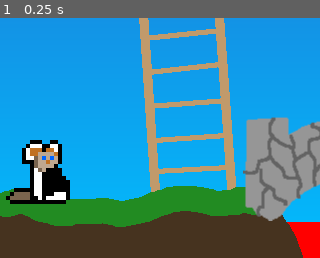
Above: before the commit, frame 1.
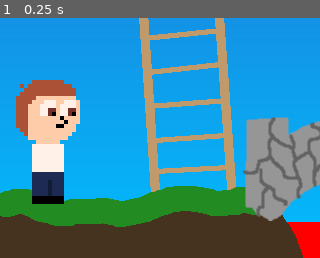
Above: after the commit, the same moment.

Repository: swashdev/minigame-madness
Game: Godot game, scene res://mini/platformer/scenes/platformer_minigame.tscn
The game is run twice, just before and just after one commit, with the same random seed, the same clock (stepped at 60 frames per second) and the same inputs. This scene is started directly instead of the project's main scene.
Inputs:
- Up to frame 1 (0.25 s): no input
The pictures show only the part of the screen within x 0-50%, y 47-97%; the shares and areas given below are measured in that part.

The runs differ from the first frame. In frame 1, 7.6% of the frame differs, in the area x 1-25%, y 25-78%.

Commit message:
[LOSE] Change the main character.
The player character in the "Get to the Exit!" minigame is no longer
Fluffy, but is a new character entirely.

Diff:
--- a/mini/platformer/scenes/characters/fluffy_platformer.tscn
+++ /dev/null
@@ -1,60 +0,0 @@
-[gd_scene load_steps=21 format=2]
-
-[ext_resource path="res://shared/images/characters/fluffy/fluffy.png" type="Texture" id=1]
-[ext_resource path="res://shared/images/characters/fluffy/animations/fall_left_06.png" type="Texture" id=2]
-[ext_resource path="res://shared/images/characters/fluffy/animations/fall_left_05.png" type="Texture" id=3]
-[ext_resource path="res://shared/images/characters/fluffy/animations/fall_left_08.png" type="Texture" id=4]
-[ext_resource path="res://shared/images/characters/fluffy/animations/fall_left_07.png" type="Texture" id=5]
-[ext_resource path="res://shared/images/characters/fluffy/animations/fall_left_09.png" type="Texture" id=6]
-[ext_resource path="res://shared/images/characters/fluffy/animations/fall_left_10.png" type="Texture" id=7]
-[ext_resource path="res://shared/images/characters/fluffy/animations/fall_left_13.png" type="Texture" id=8]
-[ext_resource path="res://shared/images/characters/fluffy/animations/fall_left_11.png" type="Texture" id=9]
-[ext_resource path="res://shared/images/characters/fluffy/animations/fall_left_03.png" type="Texture" id=10]
-[ext_resource path="res://shared/images/characters/fluffy/animations/fall_left_00.png" type="Texture" id=11]
-[ext_resource path="res://shared/images/characters/fluffy/animations/fall_left_04.png" type="Texture" id=12]
-[ext_resource path="res://shared/images/characters/fluffy/animations/fall_left_01.png" type="Texture" id=13]
-[ext_resource path="res://shared/images/characters/fluffy/animations/fall_left_02.png" type="Texture" id=14]
-[ext_resource path="res://shared/images/characters/fluffy/animations/run_01.png" type="Texture" id=15]
-[ext_resource path="res://shared/images/characters/fluffy/animations/run_02.png" type="Texture" id=16]
-[ext_resource path="res://mini/platformer/scripts/characters/fluffy_platformer.gd" type="Script" id=17]
-[ext_resource path="res://shared/images/characters/fluffy/animations/death_01.png" type="Texture" id=18]
-
-[sub_resource type="SpriteFrames" id=1]
-animations = [ {
-"frames": [ ExtResource( 1 ) ],
-"loop": false,
-"name": "default",
-"speed": 0.0
-}, {
-"frames": [ ExtResource( 18 ) ],
-"loop": false,
-"name": "die",
-"speed": 5.0
-}, {
-"frames": [ ExtResource( 11 ), ExtResource( 13 ), ExtResource( 14 ), ExtResource( 10 ), ExtResource( 12 ), ExtResource( 3 ), ExtResource( 2 ), ExtResource( 5 ), ExtResource( 4 ), ExtResource( 6 ), ExtResource( 7 ), ExtResource( 9 ), ExtResource( 8 ) ],
-"loop": false,
-"name": "fall_over",
-"speed": 20.0
-}, {
-"frames": [ ExtResource( 15 ), ExtResource( 16 ) ],
-"loop": false,
-"name": "run",
-"speed": 5.0
-} ]
-
-[sub_resource type="RectangleShape2D" id=2]
-extents = Vector2( 21.994, 31.9682 )
-
-[node name="FluffyPlatformer" type="KinematicBody2D"]
-collision_mask = 2
-script = ExtResource( 17 )
-
-[node name="Sprite" type="AnimatedSprite" parent="."]
-scale = Vector2( 4, 4 )
-frames = SubResource( 1 )
-centered = false
-offset = Vector2( -10.5, -8 )
-flip_h = true
-
-[node name="Hitbox" type="CollisionShape2D" parent="."]
-shape = SubResource( 2 )
--- /dev/null
+++ b/mini/platformer/scenes/characters/platformer_guy.tscn
@@ -0,0 +1,118 @@
+[gd_scene load_steps=22 format=2]
+
+[ext_resource path="res://mini/platformer/images/characters/gamer_guy.png" type="Texture" id=1]
+[ext_resource path="res://mini/platformer/images/characters/gamer_guy_climbing.png" type="Texture" id=2]
+[ext_resource path="res://mini/platformer/scripts/characters/fluffy_platformer.gd" type="Script" id=17]
+
+[sub_resource type="AtlasTexture" id=18]
+atlas = ExtResource( 2 )
+region = Rect2( 0, 0, 48, 32 )
+
+[sub_resource type="AtlasTexture" id=19]
+atlas = ExtResource( 2 )
+region = Rect2( 48, 0, 48, 32 )
+
+[sub_resource type="AtlasTexture" id=3]
+atlas = ExtResource( 1 )
+region = Rect2( 0, 0, 48, 32 )
+
+[sub_resource type="AtlasTexture" id=4]
+atlas = ExtResource( 1 )
+region = Rect2( 0, 32, 48, 32 )
+
+[sub_resource type="AtlasTexture" id=5]
+atlas = ExtResource( 1 )
+region = Rect2( 48, 32, 48, 32 )
+
+[sub_resource type="AtlasTexture" id=6]
+atlas = ExtResource( 1 )
+region = Rect2( 96, 32, 48, 32 )
+
+[sub_resource type="AtlasTexture" id=7]
+atlas = ExtResource( 1 )
+region = Rect2( 144, 32, 48, 32 )
+
+[sub_resource type="AtlasTexture" id=8]
+atlas = ExtResource( 1 )
+region = Rect2( 192, 32, 48, 32 )
+
+[sub_resource type="AtlasTexture" id=9]
+atlas = ExtResource( 1 )
+region = Rect2( 240, 32, 48, 32 )
+
+[sub_resource type="AtlasTexture" id=10]
+atlas = ExtResource( 1 )
+region = Rect2( 192, 0, 48, 32 )
+
+[sub_resource type="AtlasTexture" id=11]
+atlas = ExtResource( 1 )
+region = Rect2( 240, 0, 48, 32 )
+
+[sub_resource type="AtlasTexture" id=17]
+atlas = ExtResource( 1 )
+region = Rect2( 144, 0, 48, 32 )
+
+[sub_resource type="AtlasTexture" id=12]
+atlas = ExtResource( 1 )
+region = Rect2( 48, 0, 48, 32 )
+
+[sub_resource type="AtlasTexture" id=13]
+atlas = ExtResource( 1 )
+region = Rect2( 96, 0, 48, 32 )
+
+[sub_resource type="AtlasTexture" id=14]
+atlas = ExtResource( 1 )
+region = Rect2( 144, 0, 48, 32 )
+
+[sub_resource type="AtlasTexture" id=15]
+atlas = ExtResource( 1 )
+region = Rect2( 96, 0, 48, 32 )
+
+[sub_resource type="SpriteFrames" id=16]
+animations = [ {
+"frames": [ SubResource( 18 ), SubResource( 19 ) ],
+"loop": true,
+"name": "climbing",
+"speed": 8.0
+}, {
+"frames": [ SubResource( 3 ) ],
+"loop": false,
+"name": "default",
+"speed": 5.0
+}, {
+"frames": [ SubResource( 4 ), SubResource( 5 ), SubResource( 6 ), SubResource( 7 ), SubResource( 8 ), SubResource( 9 ) ],
+"loop": false,
+"name": "die",
+"speed": 6.0
+}, {
+"frames": [ SubResource( 10 ), SubResource( 11 ) ],
+"loop": true,
+"name": "fall_over",
+"speed": 2.0
+}, {
+"frames": [ SubResource( 17 ) ],
+"loop": false,
+"name": "jump",
+"speed": 5.0
+}, {
+"frames": [ SubResource( 12 ), SubResource( 13 ), SubResource( 14 ), SubResource( 15 ) ],
+"loop": true,
+"name": "run",
+"speed": 8.0
+} ]
+
+[sub_resource type="RectangleShape2D" id=2]
+extents = Vector2( 21.994, 31.9682 )
+
+[node name="PlatformerGuy" type="KinematicBody2D"]
+collision_mask = 2
+script = ExtResource( 17 )
+
+[node name="Sprite" type="AnimatedSprite" parent="."]
+position = Vector2( -96, -96 )
+scale = Vector2( 4, 4 )
+frames = SubResource( 16 )
+centered = false
+
+[node name="Hitbox" type="CollisionShape2D" parent="."]
+shape = SubResource( 2 )
--- a/mini/platformer/scenes/platformer_minigame.tscn
+++ b/mini/platformer/scenes/platformer_minigame.tscn
@@ -1,7 +1,7 @@
 [gd_scene load_steps=17 format=2]
 
 [ext_resource path="res://shared/scenes/scenery/sky.tscn" type="PackedScene" id=1]
-[ext_resource path="res://mini/platformer/scenes/characters/fluffy_platformer.tscn" type="PackedScene" id=2]
+[ext_resource path="res://mini/platformer/scenes/characters/platformer_guy.tscn" type="PackedScene" id=2]
 [ext_resource path="res://mini/platformer/scripts/obstacles/evil_exit_sign.gd" type="Script" id=3]
 [ext_resource path="res://mini/platformer/scripts/obstacles/lava.gd" type="Script" id=4]
 [ext_resource path="res://mini/platformer/scripts/platformer_minigame.gd" type="Script" id=5]
@@ -45,7 +45,7 @@
 "_edit_use_anchors_": false
 }
 
-[node name="FluffyPlatformer" parent="." instance=ExtResource( 2 )]
+[node name="PlatformerGuy" parent="." instance=ExtResource( 2 )]
 position = Vector2( 47.9442, 372.968 )
 
 [node name="Floor1" type="StaticBody2D" parent="."]
@@ -159,14 +159,14 @@
 [node name="Position2D" type="Position2D" parent="."]
 position = Vector2( 502.856, 199.292 )
 
-[connection signal="died" from="FluffyPlatformer" to="." method="_on_FluffyPlatformer_died"]
-[connection signal="entered_cave" from="FluffyPlatformer" to="Spike/Timer" method="start"]
-[connection signal="entered_cave" from="FluffyPlatformer" to="Spike/ShakeTimer" method="start"]
-[connection signal="won" from="FluffyPlatformer" to="." method="_on_FluffyPlatformer_won"]
+[connection signal="died" from="PlatformerGuy" to="." method="_on_FluffyPlatformer_died"]
+[connection signal="entered_cave" from="PlatformerGuy" to="Spike/Timer" method="start"]
+[connection signal="entered_cave" from="PlatformerGuy" to="Spike/ShakeTimer" method="start"]
+[connection signal="won" from="PlatformerGuy" to="." method="_on_FluffyPlatformer_won"]
 [connection signal="body_entered" from="EvilExitSign" to="EvilExitSign" method="_on_EvilExitSign_body_entered"]
 [connection signal="body_entered" from="Lava" to="Lava" method="_on_Lava_body_entered"]
-[connection signal="body_entered" from="Ladder" to="FluffyPlatformer" method="_on_Ladder_body_entered"]
-[connection signal="body_exited" from="Ladder" to="FluffyPlatformer" method="_on_Ladder_body_exited"]
+[connection signal="body_entered" from="Ladder" to="PlatformerGuy" method="_on_Ladder_body_entered"]
+[connection signal="body_exited" from="Ladder" to="PlatformerGuy" method="_on_Ladder_body_exited"]
 [connection signal="body_entered" from="Spike" to="Spike" method="_on_Spike_body_entered"]
 [connection signal="timeout" from="Spike/Timer" to="Spike" method="_on_Timer_timeout"]
 [connection signal="timeout" from="Spike/Timer" to="Spike/ShakeTimer" method="stop"]
--- a/mini/platformer/scripts/characters/fluffy_platformer.gd
+++ b/mini/platformer/scripts/characters/fluffy_platformer.gd
@@ -75,9 +75,9 @@
 
 		# Adjust sprite orientation based on inputs.
 		if Input.is_action_just_pressed( "move_right" ):
-			flip( false )
+			$Sprite.flip_h = false
 		if Input.is_action_just_pressed( "move_left" ):
-			flip( true )
+			$Sprite.flip_h = true
 
 	# Move Fluffy.
 # warning-ignore:return_value_discarded
@@ -90,41 +90,20 @@
 	else:
 		_velocity.y += GRAVITY * delta
 
-	# If dead, Fluffy's sprite will rotate in an assuredly amusing manner.
-	if _dead:
-		$Sprite.rotation_degrees += 90.0 * delta
-	else:
-		position.x = clamp( position.x, 0.0, 640.0 )
-		position.y = clamp( position.y, 0.0, 480.0 )
-
-
-# Horizontally flips Fluffy's sprite.
-func flip( yn: bool ):
-	# Fluffy's sprite is already flipped, so we do the opposite of what the
-	# parameters say.
-	$Sprite.flip_h = !yn
-	# If the sprite is being flipped, we need to adjust the sprite offset to
-	# recenter it.  We won't worry too much about animations here, since they
-	# don't move the center of mass around too much.
-	if yn:
-		$Sprite.offset = Vector2( -5.5, -8 )
-	else:
-		$Sprite.offset = Vector2( -10.5, -8 )
+	position.x = clamp( position.x, 0.0, 640.0 )
+	position.y = clamp( position.y, 0.0, 480.0 )
 
 
 # Fluffy is hit by an obstacle & dies.
 func die():
-	$Hitbox.set_deferred( "disabled", true )
 	$Sprite.animation = "die"
 	$Sprite.play()
-	_velocity.y = JUMP
 	_dead = true
 	emit_signal( "died" )
 
 
 # Fluffy wins the game & falls over.
 func fall_over( cave: bool = false ):
-	flip( false )
 	$Sprite.animation = "fall_over"
 	_velocity = Vector2()
 	_won = true
--- a/mini/platformer/scripts/platformer_minigame.gd
+++ b/mini/platformer/scripts/platformer_minigame.gd
@@ -5,13 +5,13 @@
 # Starting the "Lose!" minigame requires that we activate certain traps based
 # on what the selected hazard was at initialization.
 func start():
-	$FluffyPlatformer.allow_movement = true
+	$PlatformerGuy.allow_movement = true
 
 
 # Fluffy has been killed by an obstacle.
 func _on_FluffyPlatformer_died():
 	emit_signal( "lost" )
-	$FluffyPlatformer.allow_movement = false
+	$PlatformerGuy.allow_movement = false
 
 
 # Fluffy won the game.
@@ -20,6 +20,6 @@
 		emit_signal( "found_secret" )
 	else:
 		emit_signal( "won" )
-	$FluffyPlatformer.allow_movement = false
+	$PlatformerGuy.allow_movement = false
 	$Spike/Timer.stop()
 	$Spike/ShakeTimer.stop()
Binary file added: mini/platformer/images/characters/gamer_guy.png
Not shown, added: mini/platformer/images/characters/gamer_guy.png.import
Binary file added: mini/platformer/images/characters/gamer_guy_climbing.png
Not shown, added: mini/platformer/images/characters/gamer_guy_climbing.png.import
Not shown, changed: CHANGELOG.md
